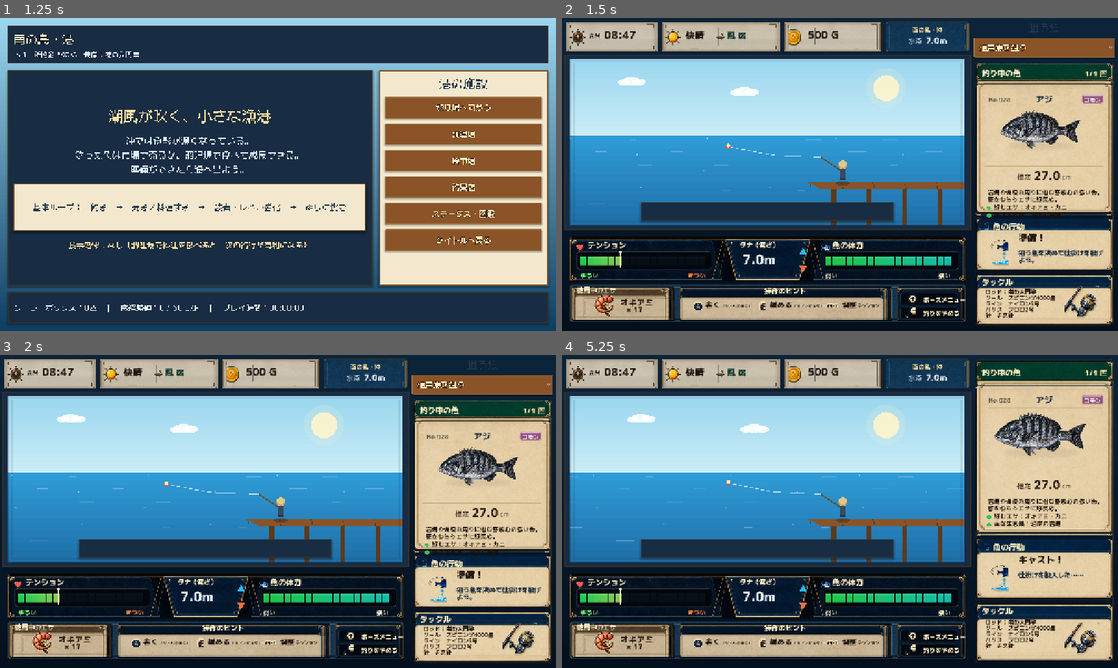
Above: before the commit, frames 1-4 (two rows, left to right).
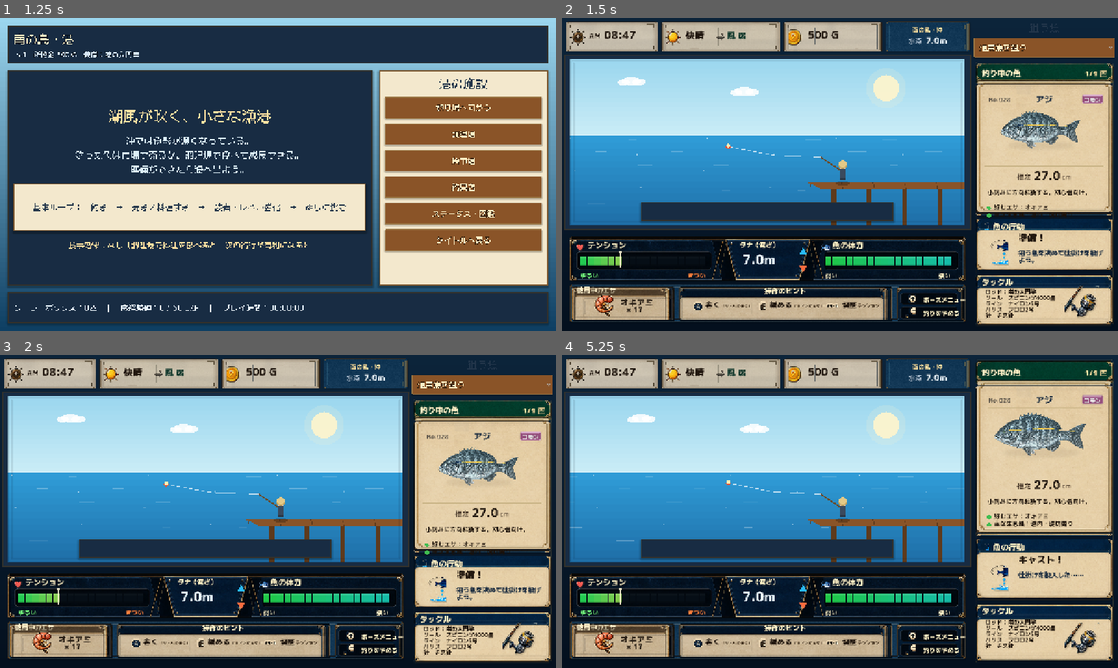
Above: after the commit, the same moments.

Repository: RYUKOU-OKUMURA/tsuri_quest_umi_mvp
Game: Godot game, scene res://scenes/main.tscn
The game is run twice, just before and just after one commit, with the same random seed, the same clock (stepped at 60 frames per second) and the same inputs.
Inputs (mouse positions are in pixels of both pictures, inside the frame that each line leads up to):
- Up to frame 1 (1.25 s): click "ゲームを始める" at 0.5 s
- Up to frame 2 (1.5 s): click "釣り場へ向かう" at 1.25 s
- Up to frame 3 (2 s): no input
- Up to frame 4 (5.25 s): click "通常魚を狙う" at 2 s; click "通常魚を狙う" at 2.75 s; click "通常魚を狙う" at 3.5 s; tap Enter at 4.25 s; move the mouse to (767, 617) at 4.27 s; tap Shift at 4.35 s; click (767, 617) at 4.42 s; tap Space at 4.52, 5 s; move the mouse to (728, 527) at 5.02 s; tap E at 5.1 s; click (728, 527) at 5.17 s

Frame 1 is identical in both runs. In frame 2, 1.2% of the frame differs, in the area x 76-97%, y 29-64%; in frame 3, 1.2%; in frame 4, 1.5%, in the area x 76-97%, y 18-55%.

Commit message:
Add per-fish underwater fight assets

Diff:
--- a/src/ui/components/fight_sidebar.gd
+++ b/src/ui/components/fight_sidebar.gd
@@ -4,8 +4,7 @@
 # 魚カード、行動カード、タックルカードをまとめて描画し、参照画像の情報密度に寄せる。
 
 const FightFontsScript = preload("res://src/ui/fight_fonts.gd")
-const FISH_SHEET_PATH := "res://assets/showcase/underwater/kurodai_showcase_sheet.png"
-const FISH_CARD_PORTRAIT_PATH := "res://assets/showcase/underwater/kurodai_card_portrait.png"
+const FightFishAssetsScript = preload("res://src/ui/fight_fish_assets.gd")
 const SIDEBAR_FRAME_PATH := "res://assets/showcase/underwater/sidebar_frame.png"
 const ICON_SHEET_PATH := "res://assets/showcase/underwater/fight_icon_sheet.png"
 const ACTION_CARD_ICON_PATH := "res://assets/showcase/underwater/fight_action_card_icon.png"
@@ -30,22 +29,21 @@
 	simulator = value
 	fish_data = fish.duplicate(true)
 	trip_stats = stats.duplicate(true)
+	_load_fish_assets_for_current_fish()
 	queue_redraw()
 
 
 func set_fish(fish: Dictionary, stats: Dictionary) -> void:
 	fish_data = fish.duplicate(true)
 	trip_stats = stats.duplicate(true)
+	_load_fish_assets_for_current_fish()
 	queue_redraw()
 
 
 func _ready() -> void:
 	mouse_filter = Control.MOUSE_FILTER_IGNORE
 	texture_filter = CanvasItem.TEXTURE_FILTER_LINEAR
-	if ResourceLoader.exists(FISH_SHEET_PATH):
-		_fish_sheet = load(FISH_SHEET_PATH) as Texture2D
-	if ResourceLoader.exists(FISH_CARD_PORTRAIT_PATH):
-		_fish_card_portrait = load(FISH_CARD_PORTRAIT_PATH) as Texture2D
+	_load_fish_assets_for_current_fish()
 	if ResourceLoader.exists(SIDEBAR_FRAME_PATH):
 		_sidebar_frame = load(SIDEBAR_FRAME_PATH) as Texture2D
 	if ResourceLoader.exists(ICON_SHEET_PATH):
@@ -54,6 +52,21 @@
 		_action_card_icon = load(ACTION_CARD_ICON_PATH) as Texture2D
 	if ResourceLoader.exists(TACKLE_CARD_ICON_PATH):
 		_tackle_card_icon = load(TACKLE_CARD_ICON_PATH) as Texture2D
+
+
+func _load_fish_assets_for_current_fish() -> void:
+	_fish_sheet = _load_texture_if_exists(FightFishAssetsScript.sheet_path(fish_data))
+	if _fish_sheet == null:
+		_fish_sheet = _load_texture_if_exists(FightFishAssetsScript.LEGACY_SHEET_PATH)
+	_fish_card_portrait = _load_texture_if_exists(FightFishAssetsScript.card_portrait_path(fish_data))
+	if _fish_card_portrait == null:
+		_fish_card_portrait = _load_texture_if_exists(FightFishAssetsScript.LEGACY_CARD_PORTRAIT_PATH)
+
+
+func _load_texture_if_exists(path: String) -> Texture2D:
+	if ResourceLoader.exists(path) or FileAccess.file_exists(path):
+		return load(path) as Texture2D
+	return null
 
 
 func _process(_delta: float) -> void:
@@ -145,14 +158,16 @@
 	draw_line(Vector2(inner.position.x + 8.0, desc_y - 12.0), Vector2(inner.end.x - 8.0, desc_y - 12.0), Color("#d6c299"), 1.0)
 	var detail_gap := 16.0 if compact_card else 21.0
 	var detail_font := FightFontsScript.regular(get_theme_default_font())
+	var behavior := String(fish_data.get("behavior", "ラインを見ながら、テンションを保とう。"))
+	var habitat := String(fish_data.get("habitat", "沿岸"))
 	if compact_card:
-		_draw_info_paragraph(detail_font, "岩場や海藻の周りに潜む警戒心の強い魚。底をねらうエサに好反応。", Vector2(inner.position.x + 15.0, desc_y), inner.size.x - 26.0)
-		_draw_detail_line(detail_font, "好むエサ：オキアミ・カニ", Vector2(inner.position.x + 15.0, desc_y + 35.0), inner.size.x - 26.0)
-		_draw_detail_line(detail_font, "主な生息域：沿岸の岩場", Vector2(inner.position.x + 15.0, desc_y + 52.0), inner.size.x - 26.0)
-	else:
-		_draw_detail_line(detail_font, "岩場周りで警戒心が強い。", Vector2(inner.position.x + 15.0, desc_y), inner.size.x - 26.0)
-		_draw_detail_line(detail_font, "エサ：オキアミ・カニ", Vector2(inner.position.x + 15.0, desc_y + detail_gap), inner.size.x - 26.0)
-		_draw_detail_line(detail_font, "生息域：沿岸の岩場・堤防周り", Vector2(inner.position.x + 16.0, desc_y + detail_gap * 2.0), inner.size.x - 28.0)
+		_draw_info_paragraph(detail_font, behavior, Vector2(inner.position.x + 15.0, desc_y), inner.size.x - 26.0)
+		_draw_detail_line(detail_font, "好むエサ：オキアミ", Vector2(inner.position.x + 15.0, desc_y + 35.0), inner.size.x - 26.0)
+		_draw_detail_line(detail_font, "主な生息域：%s" % habitat, Vector2(inner.position.x + 15.0, desc_y + 52.0), inner.size.x - 26.0)
+	else:
+		_draw_detail_line(detail_font, behavior, Vector2(inner.position.x + 15.0, desc_y), inner.size.x - 26.0)
+		_draw_detail_line(detail_font, "エサ：オキアミ", Vector2(inner.position.x + 15.0, desc_y + detail_gap), inner.size.x - 26.0)
+		_draw_detail_line(detail_font, "生息域：%s" % habitat, Vector2(inner.position.x + 16.0, desc_y + detail_gap * 2.0), inner.size.x - 28.0)
 
 
 
--- a/src/ui/components/underwater_view.gd
+++ b/src/ui/components/underwater_view.gd
@@ -2,11 +2,11 @@
 extends Control
 
 const FightFontsScript = preload("res://src/ui/fight_fonts.gd")
+const FightFishAssetsScript = preload("res://src/ui/fight_fish_assets.gd")
 const SHOWCASE_BG_PATH := "res://assets/showcase/underwater/underwater_battle_bg.png"
 const SHOWCASE_COLOR_GRADE_PATH := "res://assets/showcase/underwater/underwater_color_grade.png"
 const SHOWCASE_SEABED_DETAIL_PATH := "res://assets/showcase/underwater/underwater_seabed_detail.png"
 const SHOWCASE_FG_AMBIENCE_PATH := "res://assets/showcase/underwater/underwater_foreground_ambience.png"
-const SHOWCASE_FISH_SHEET_PATH := "res://assets/showcase/underwater/kurodai_showcase_sheet.png"
 const SHOWCASE_HIT_BURST_PATH := "res://assets/showcase/underwater/hit_burst.png"
 const SHOWCASE_HIT_BADGE_FULL_PATH := "res://assets/showcase/underwater/hit_badge_full.png"
 const SHOWCASE_LURE_PATH := "res://assets/showcase/underwater/fight_lure.png"
@@ -35,6 +35,7 @@
 func bind_simulator(value: FishingSimulator) -> void:
 	simulator = value
 	fish_data = simulator.fish_data
+	_load_fish_assets_for_current_fish()
 	queue_redraw()
 
 
@@ -93,10 +94,17 @@
 	_showcase_color_grade = _load_texture_if_exists(SHOWCASE_COLOR_GRADE_PATH)
 	_showcase_seabed_detail = _load_texture_if_exists(SHOWCASE_SEABED_DETAIL_PATH)
 	_showcase_fg_ambience = _load_texture_if_exists(SHOWCASE_FG_AMBIENCE_PATH)
-	_showcase_fish_sheet = _load_texture_if_exists(SHOWCASE_FISH_SHEET_PATH)
+	_load_fish_assets_for_current_fish()
 	_showcase_hit_burst = _load_texture_if_exists(SHOWCASE_HIT_BURST_PATH)
 	_showcase_hit_badge_full = _load_texture_if_exists(SHOWCASE_HIT_BADGE_FULL_PATH)
 	_showcase_lure = _load_texture_if_exists(SHOWCASE_LURE_PATH)
+
+
+func _load_fish_assets_for_current_fish() -> void:
+	var fish_sheet_path := FightFishAssetsScript.sheet_path(fish_data)
+	_showcase_fish_sheet = _load_texture_if_exists(fish_sheet_path)
+	if _showcase_fish_sheet == null:
+		_showcase_fish_sheet = _load_texture_if_exists(FightFishAssetsScript.LEGACY_SHEET_PATH)
 
 
 func _load_texture_if_exists(path: String) -> Texture2D:
--- /dev/null
+++ b/src/ui/fight_fish_assets.gd
@@ -0,0 +1,29 @@
+extends RefCounted
+
+const FISH_ASSET_DIR := "res://assets/showcase/underwater/fish"
+const LEGACY_SHEET_PATH := "res://assets/showcase/underwater/kurodai_showcase_sheet.png"
+const LEGACY_CARD_PORTRAIT_PATH := "res://assets/showcase/underwater/kurodai_card_portrait.png"
+
+
+static func asset_id(fish_data: Dictionary) -> String:
+	var explicit_id := String(fish_data.get("asset_id", ""))
+	if not explicit_id.is_empty():
+		return explicit_id
+	var fish_id := String(fish_data.get("id", ""))
+	if fish_id == "boss_kurodai":
+		return "kurodai"
+	return fish_id
+
+
+static func sheet_path(fish_data: Dictionary) -> String:
+	var id := asset_id(fish_data)
+	if id.is_empty():
+		return LEGACY_SHEET_PATH
+	return "%s/%s_showcase_sheet.png" % [FISH_ASSET_DIR, id]
+
+
+static func card_portrait_path(fish_data: Dictionary) -> String:
+	var id := asset_id(fish_data)
+	if id.is_empty():
+		return LEGACY_CARD_PORTRAIT_PATH
+	return "%s/%s_card_portrait.png" % [FISH_ASSET_DIR, id]
--- a/tools/fishing_fight_preview.gd
+++ b/tools/fishing_fight_preview.gd
@@ -3,15 +3,18 @@
 # 既存の釣り画面をファイト中に進め、素材ベースの UnderwaterView を PNG 保存する。
 const ThemeFactory = preload("res://src/ui/ui_theme.gd")
 const FishingScreen = preload("res://src/ui/fishing_screen.gd")
-const OUT := "/tmp/tsuri_fishing_fight.png"
+const DEFAULT_OUT := "/tmp/tsuri_fishing_fight.png"
 const VW := Vector2i(1280, 720)
 
 
 func _ready() -> void:
-	if FileAccess.file_exists(OUT):
-		var remove_error := DirAccess.remove_absolute(OUT)
+	var out := OS.get_environment("TSURI_FIGHT_CAPTURE_OUT")
+	if out.is_empty():
+		out = DEFAULT_OUT
+	if FileAccess.file_exists(out):
+		var remove_error := DirAccess.remove_absolute(out)
 		if remove_error != OK:
-			push_warning("Failed to remove stale fight capture: %s" % OUT)
+			push_warning("Failed to remove stale fight capture: %s" % out)
 	PlayerProgress.level = max(PlayerProgress.level, GameData.BOSS_UNLOCK_LEVEL)
 	PlayerProgress.money = 12450
 
@@ -33,14 +36,17 @@
 	# ファイト画面を直接確認するため、通常の待ち時間を飛ばして状態を作る。
 	s._target_option.select(1)
 	s._prepare_new_attempt()
-	var showcase_fish := GameData.get_fish("boss_kurodai").duplicate(true)
-	showcase_fish["name"] = "クロダイ"
-	showcase_fish["rarity"] = "レア"
-	showcase_fish["boss"] = false
-	showcase_fish["size_min"] = 40.2
-	showcase_fish["size_max"] = 48.2
-	showcase_fish["start_distance"] = 38.0
-	showcase_fish["start_depth"] = 18.0
+	var requested_fish_id := OS.get_environment("TSURI_FIGHT_FISH_ID")
+	var showcase_fish := GameData.get_fish(requested_fish_id).duplicate(true) if not requested_fish_id.is_empty() else {}
+	if showcase_fish.is_empty():
+		showcase_fish = GameData.get_fish("boss_kurodai").duplicate(true)
+		showcase_fish["name"] = "クロダイ"
+		showcase_fish["rarity"] = "レア"
+		showcase_fish["boss"] = false
+		showcase_fish["size_min"] = 40.2
+		showcase_fish["size_max"] = 48.2
+		showcase_fish["start_distance"] = 38.0
+		showcase_fish["start_depth"] = 18.0
 	s._current_fish = showcase_fish
 	s._simulator.prepare(showcase_fish, s._trip_stats)
 	s._view.bind_simulator(s._simulator)
@@ -87,5 +93,5 @@
 		push_error("SubViewport get_image() returned null; run with a real display driver or use /tmp/tsuri_fishing_fight_static.png from tools/build_fight_full_static_compare.py")
 		get_tree().quit(1)
 		return
-	img.save_png(OUT)
+	img.save_png(out)
 	get_tree().quit()
--- /dev/null
+++ b/tools/verify_fight_fish_assets.gd
@@ -0,0 +1,36 @@
+extends SceneTree
+
+const FightFishAssetsScript = preload("res://src/ui/fight_fish_assets.gd")
+const GameDataScript = preload("res://src/autoload/game_data.gd")
+
+
+func _initialize() -> void:
+	var game_data := GameDataScript.new()
+	var fish_ids: Array[String] = ["aji", "mejina", "kasago", "isaki", "saba", "boss_kurodai"]
+	var missing: Array[String] = []
+	for fish_id in fish_ids:
+		var fish: Dictionary = game_data.get_fish(fish_id)
+		var sheet_path := FightFishAssetsScript.sheet_path(fish)
+		var card_path := FightFishAssetsScript.card_portrait_path(fish)
+		var sheet := _load_texture(sheet_path)
+		var card := _load_texture(card_path)
+		if sheet == null:
+			missing.append("%s sheet %s" % [fish_id, sheet_path])
+		if card == null:
+			missing.append("%s card %s" % [fish_id, card_path])
+		if sheet != null and card != null:
+			print("%s -> sheet=%s %s card=%s %s" % [fish_id, sheet_path, sheet.get_size(), card_path, card.get_size()])
+	if not missing.is_empty():
+		for item in missing:
+			push_error("Missing fight fish asset: %s" % item)
+		game_data.free()
+		quit(1)
+		return
+	game_data.free()
+	quit(0)
+
+
+func _load_texture(path: String) -> Texture2D:
+	if not ResourceLoader.exists(path) and not FileAccess.file_exists(path):
+		return null
+	return load(path) as Texture2D
Binary file added: assets/showcase/underwater/fish/aji_card_portrait.png
Not shown, added: assets/showcase/underwater/fish/aji_card_portrait.png.import
Binary file added: assets/showcase/underwater/fish/aji_showcase_sheet.png
Not shown, added: assets/showcase/underwater/fish/aji_showcase_sheet.png.import
Binary file added: assets/showcase/underwater/fish/isaki_card_portrait.png
Not shown, added: assets/showcase/underwater/fish/isaki_card_portrait.png.import
Binary file added: assets/showcase/underwater/fish/isaki_showcase_sheet.png
Not shown, added: assets/showcase/underwater/fish/isaki_showcase_sheet.png.import
Binary file added: assets/showcase/underwater/fish/kasago_card_portrait.png
Not shown, added: assets/showcase/underwater/fish/kasago_card_portrait.png.import
Binary file added: assets/showcase/underwater/fish/kasago_showcase_sheet.png
Not shown, added: assets/showcase/underwater/fish/kasago_showcase_sheet.png.import
(and 15 more such lines)
